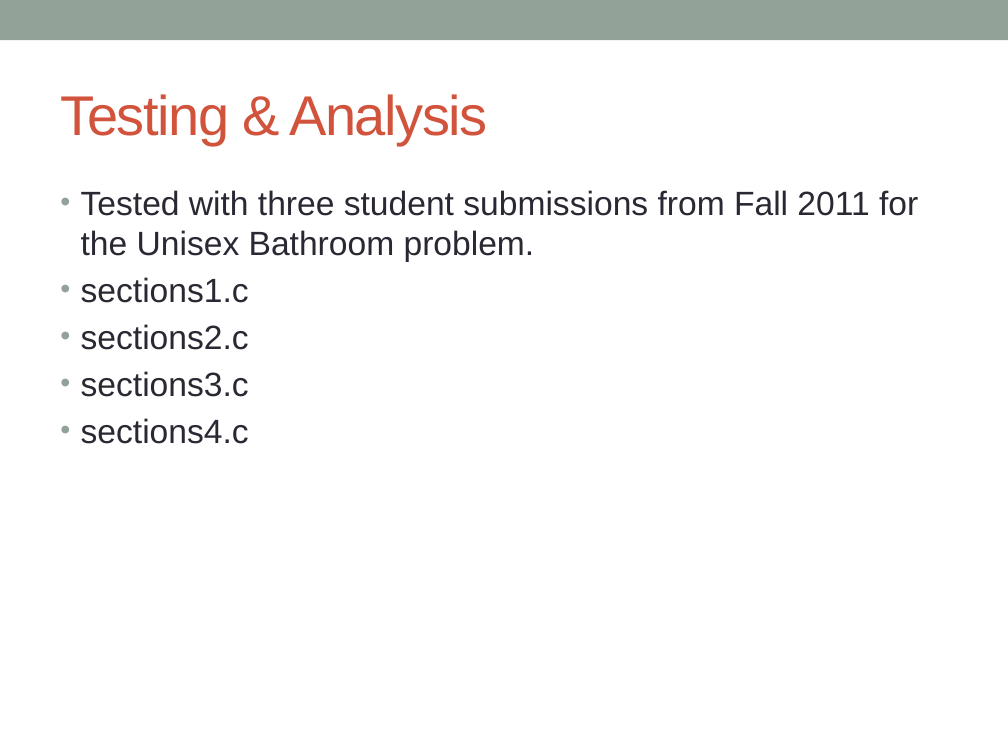
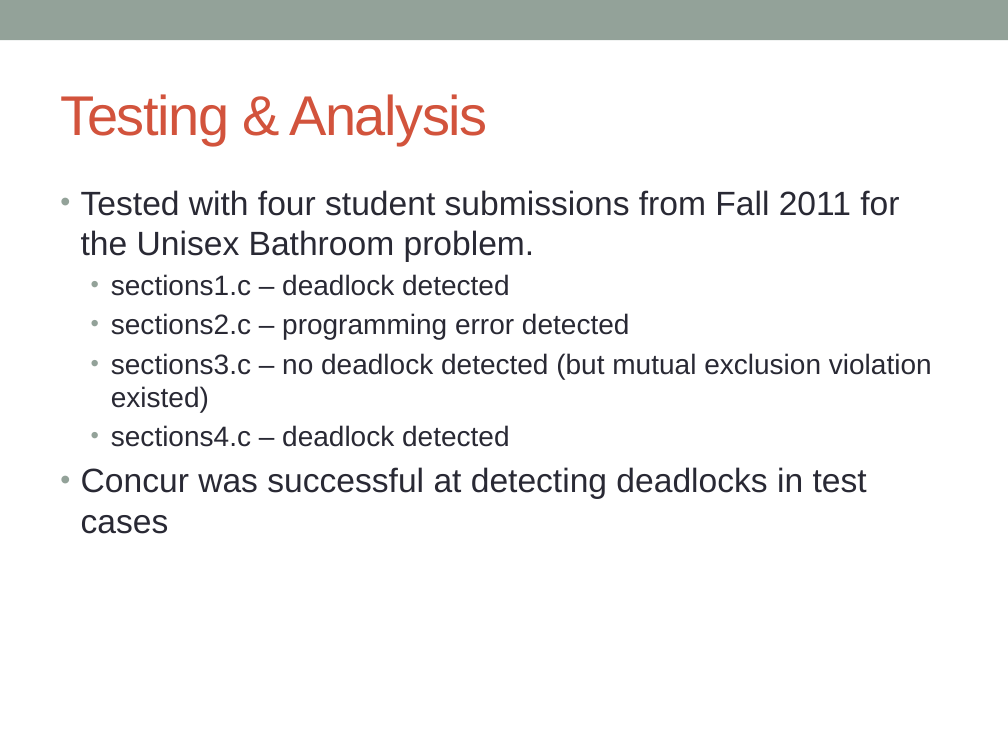
Before and after one commit to concurTestFramework/concurTestFramework, a slide deck: slide 13 of Documents/Concur_Presentation.pptx (slide 16 before the commit). Drawn at 1008x756 pixels with LibreOffice and Linux fonts; fonts in the diff are those of the drawing. Boxes give left, top, right and bottom in pixels: in the first picture for what was removed or moved away, otherwise in the second. Text is boxed around its words. In the diff, an @@ line names an element or a change of style, - is before the commit and + after.

```diff
--- a/Documents/Concur_Presentation.pptx
+++ b/Documents/Concur_Presentation.pptx
@@ text at [81, 190, 932, 534]: text changed; size 24 to 20 pt @@
-• Tested with three student submissions from Fall 2011 for the Unisex Bathroom problem.
-• sections1.c
-• sections2.c
-• sections3.c
-• sections4.c
+• Tested with four student submissions from Fall 2011 for the Unisex Bathroom problem.
+  • sections1.c – deadlock detected
+  • sections2.c – programming error detected
+  • sections3.c – no deadlock detected (but mutual exclusion violation existed)
+  • sections4.c – deadlock detected
+• Concur was successful at detecting deadlocks in test cases
```
Also in this commit, not shown: 6 other slides changed, 2 slides added, 3 slides removed.
